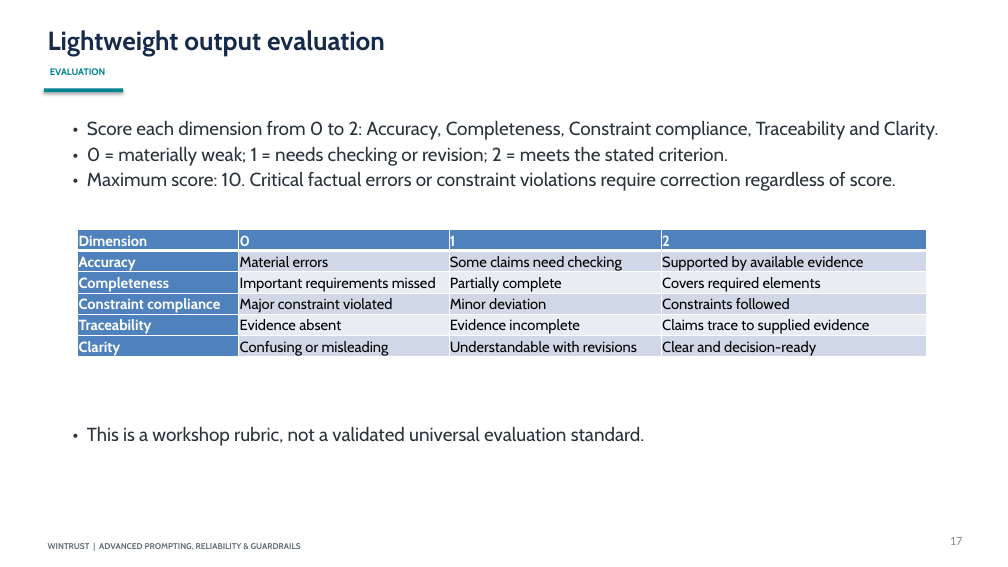
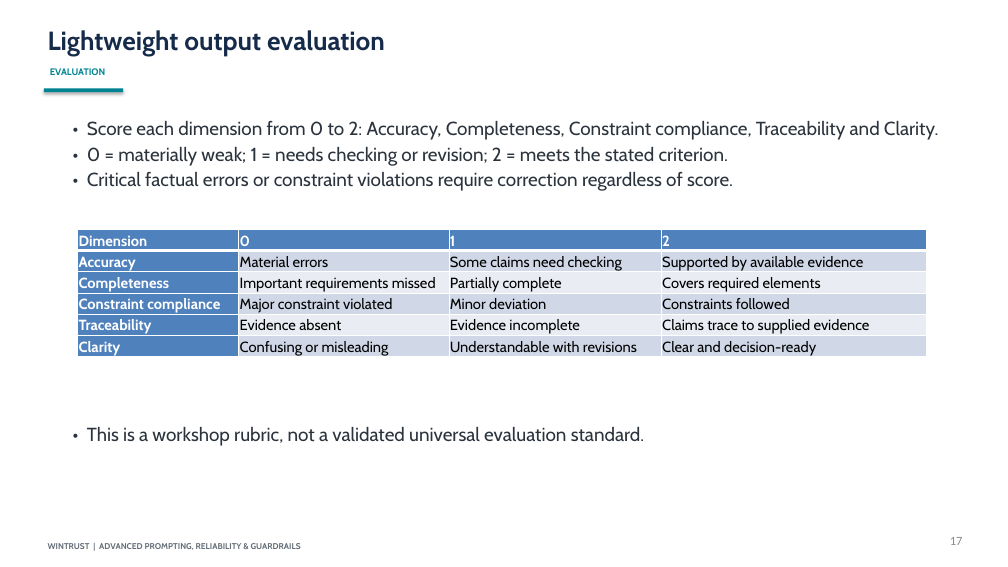
Before and after one commit to AjaySingala/ajs_wt_demos, a slide deck: slide 17 of TrainerDocs/Session_05_Advanced_Prompting_Reliability_Guardrails.pptx. Drawn at 1008x567 pixels with LibreOffice and Linux fonts; fonts in the diff are those of the drawing. Boxes give left, top, right and bottom in pixels: in the first picture for what was removed or moved away, otherwise in the second. Text is boxed around its words. In the diff, an @@ line names an element or a change of style, - is before the commit and + after.

```diff
--- a/TrainerDocs/Session_05_Advanced_Prompting_Reliability_Guardrails.pptx
+++ b/TrainerDocs/Session_05_Advanced_Prompting_Reliability_Guardrails.pptx
@@ text at (87, 172, 733, 191): text changed @@
-• Maximum score: 10. Critical factual errors or constraint violations require correction regardless of score.
+• Critical factual errors or constraint violations require correction regardless of score.
```
Also in this commit, not shown: 3 other slides changed, 8 other files.
